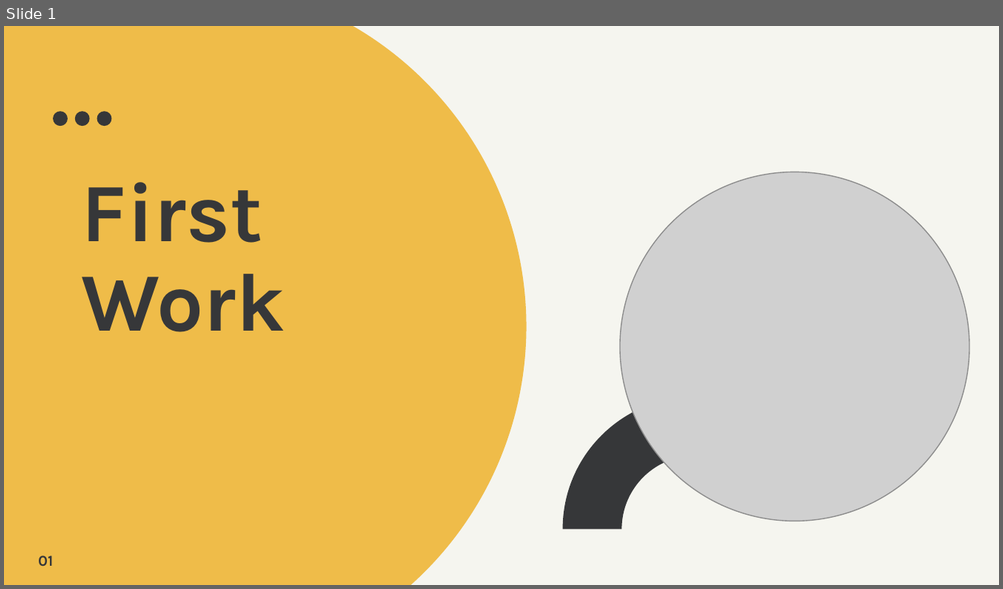
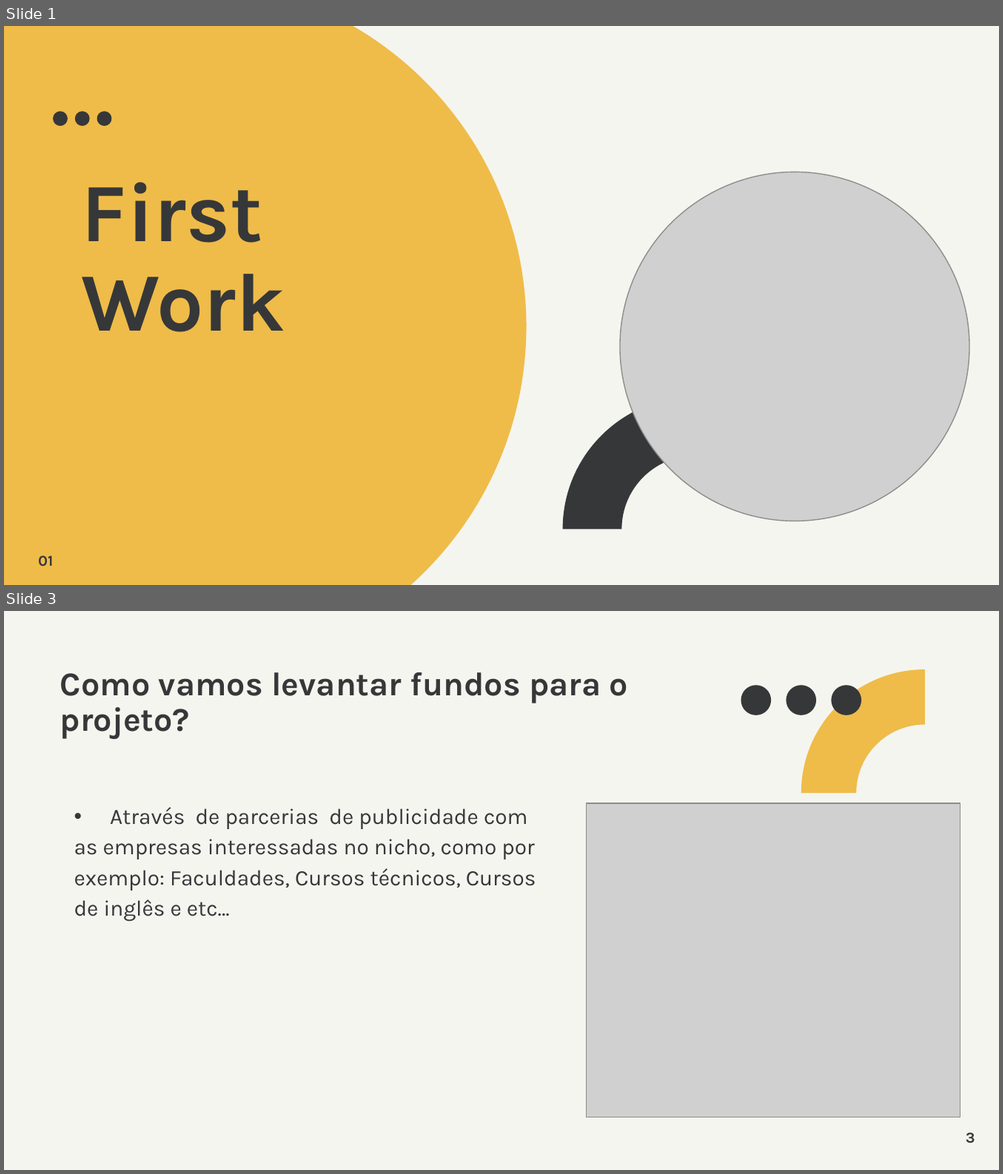
Before and after one commit to fernandoiezzi/projeto_integrador_final, a slide deck: apresentação.pptx. Shown one above the other, each under a label of ours: slide 1 before the commit, slides 1 and 3 after it; the slides between them are not shown. The pictures are 1003x589 and 1003x1174 pixels, drawn with LibreOffice and Linux fonts; fonts in the diff are those of the drawing; grey boxes stand for pictures. Boxes give left, top, right and bottom in pixels: in the first picture for what was removed or moved away, otherwise in the second. Text is boxed around its words. In the diff, an @@ line names an element or a change of style, - is before the commit and + after.

```diff
--- a/apresentação.pptx
+++ b/apresentação.pptx
@@ slide 3 added at box(4, 611, 999, 1170), background #F5F5EF @@
@@ title added at box(60, 672, 628, 739), 24 pt, text #363739, bold @@
+Como vamos levantar fundos para o projeto?
@@ freeform shape added at box(801, 669, 924, 793), fill #EFBC49 @@
@@ freeform shape added at box(741, 686, 862, 715), fill #363739 @@
@@ text added at box(74, 807, 536, 922), 16 pt, text #363739 @@
+• Através de parcerias de publicidade com
+as empresas interessadas no nicho, como por exemplo: Faculdades, Cursos técnicos, Cursos de inglês e etc...
@@ picture added at box(586, 804, 960, 1118) @@
@@ page number added at box(965, 1133, 975, 1144), 11 pt, text #363739, bold @@
+3
```
Also in this commit, not shown: 1 slide changed.
